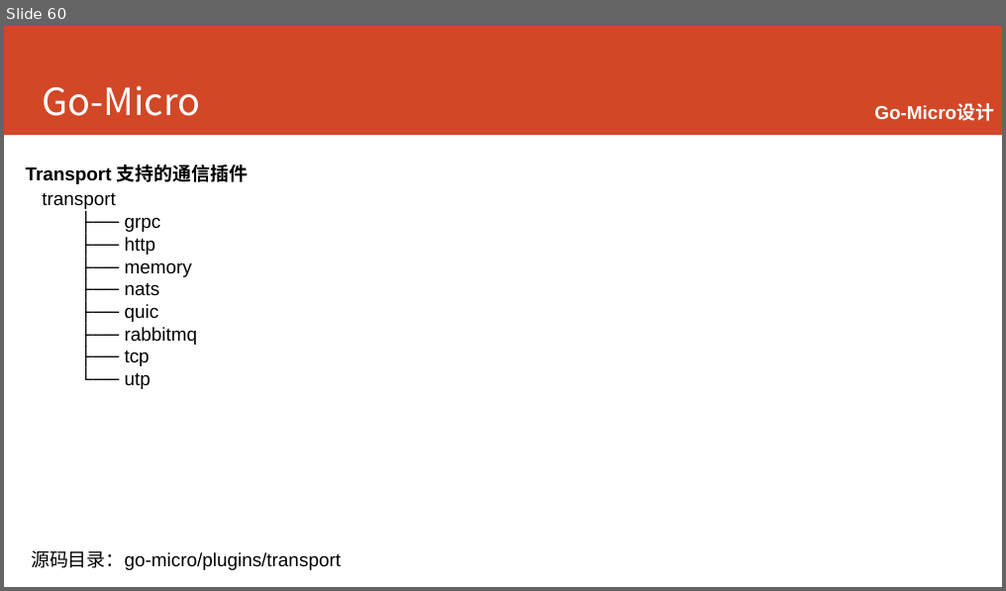
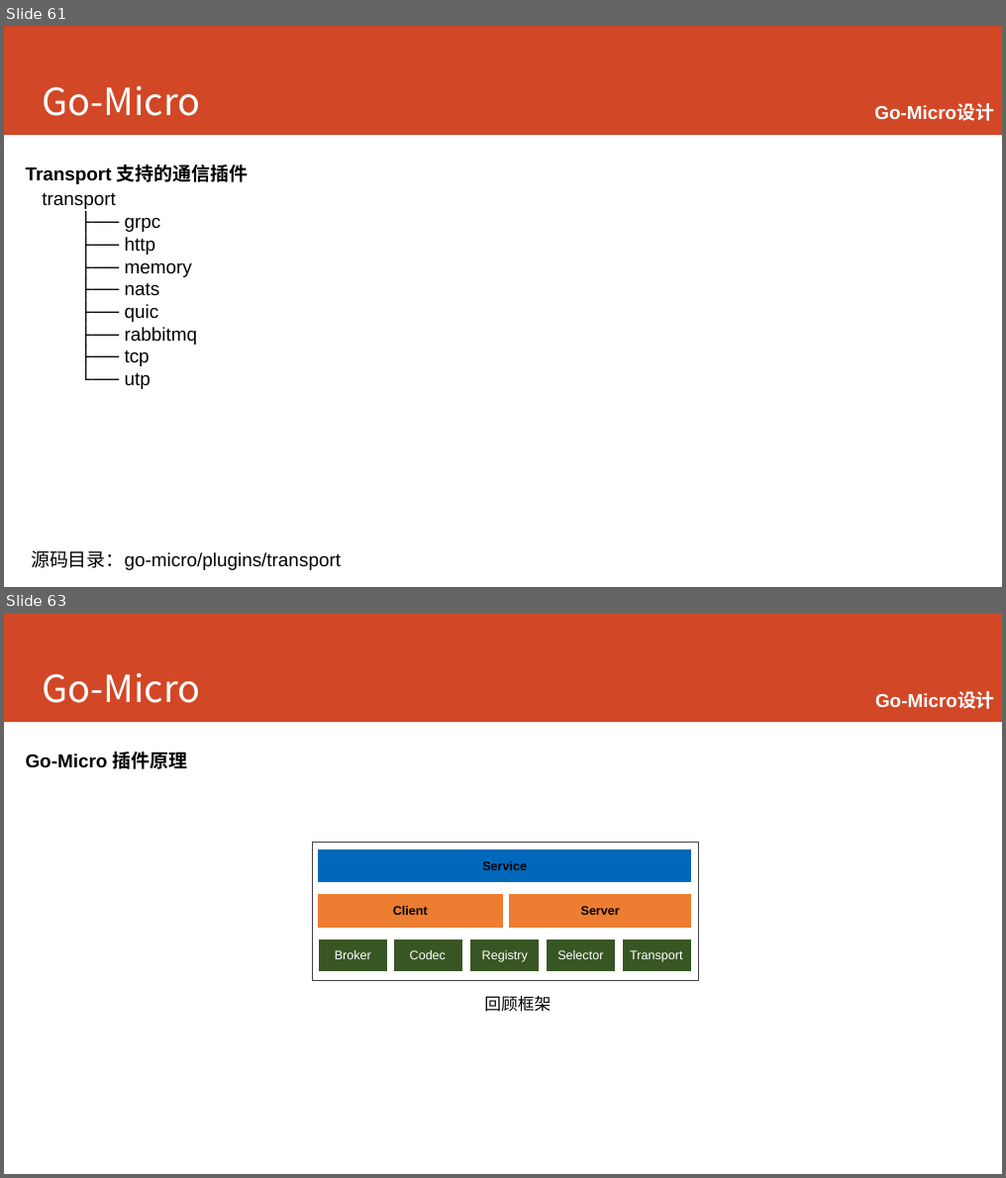
Before and after one commit to printfcoder/printfcoder, a slide deck: course/for-emc/course-for-emc.pptx. Shown one above the other, each under a label of ours: slide 60 before the commit, slides 61 and 63 after it; the slides between them are not shown. The pictures are 1006x591 and 1006x1178 pixels, drawn with LibreOffice and Linux fonts; fonts in the diff are those of the drawing. Boxes give left, top, right and bottom in pixels: in the first picture for what was removed or moved away, otherwise in the second. Text is boxed around its words. In the diff, an @@ line names an element or a change of style, - is before the commit and + after.

```diff
--- a/course/for-emc/course-for-emc.pptx
+++ b/course/for-emc/course-for-emc.pptx
@@ slide 63 added at bbox=[4, 613, 1002, 1174], background #FFFFFF; not listed: 1 template element that a slide beside it also shows @@
@@ title added at bbox=[42, 672, 200, 703], 36 pt, text #FFFFFF @@
+Go-Micro
@@ text added at bbox=[875, 692, 995, 709], 18 pt, text #FFFFFF, bold @@
+  Go-Micro设计
@@ text added at bbox=[26, 752, 188, 769], 18 pt, text #000000, bold @@
+Go-Micro 插件原理
@@ freeform shape added at bbox=[313, 842, 698, 980], outline #424242 0.75 pt @@
@@ rectangle added at bbox=[318, 849, 692, 883], fill #0068BB, outline #FFFFFF 0.75 pt, 12 pt, text #000000, bold @@
+Service
@@ rectangle added at bbox=[318, 894, 503, 928], fill #ED7D31, outline #FFFFFF 0.75 pt, 12 pt, text #000000, bold @@
+Client
@@ rectangle added at bbox=[509, 894, 692, 928], fill #ED7D31, outline #FFFFFF 0.75 pt, 12 pt, text #000000, bold @@
+Server
@@ rectangle added at bbox=[318, 939, 388, 973], fill #385723, outline #FFFFFF 2.25 pt, 12 pt, text #FFFFFF @@
+Broker
@@ rectangle added at bbox=[392, 939, 463, 973], fill #385723, outline #FFFFFF 2.25 pt, 12 pt, text #FFFFFF @@
+Codec
@@ rectangle added at bbox=[469, 939, 540, 973], fill #385723, outline #FFFFFF 2.25 pt, 12 pt, text #FFFFFF @@
+Registry
@@ rectangle added at bbox=[546, 939, 616, 973], fill #385723, outline #FFFFFF 2.25 pt, 12 pt, text #FFFFFF @@
+Selector
@@ rectangle added at bbox=[622, 939, 692, 973], fill #385723, outline #FFFFFF 2.25 pt, 12 pt, text #FFFFFF @@
+Transport
@@ text added at bbox=[484, 996, 550, 1012], 16 pt, text #000000 @@
+回顾框架
@@ what was slide 60 is now slide 61 @@
```
Also in this commit, not shown: 5 slides changed, 22 other slides added, 4 other files.
